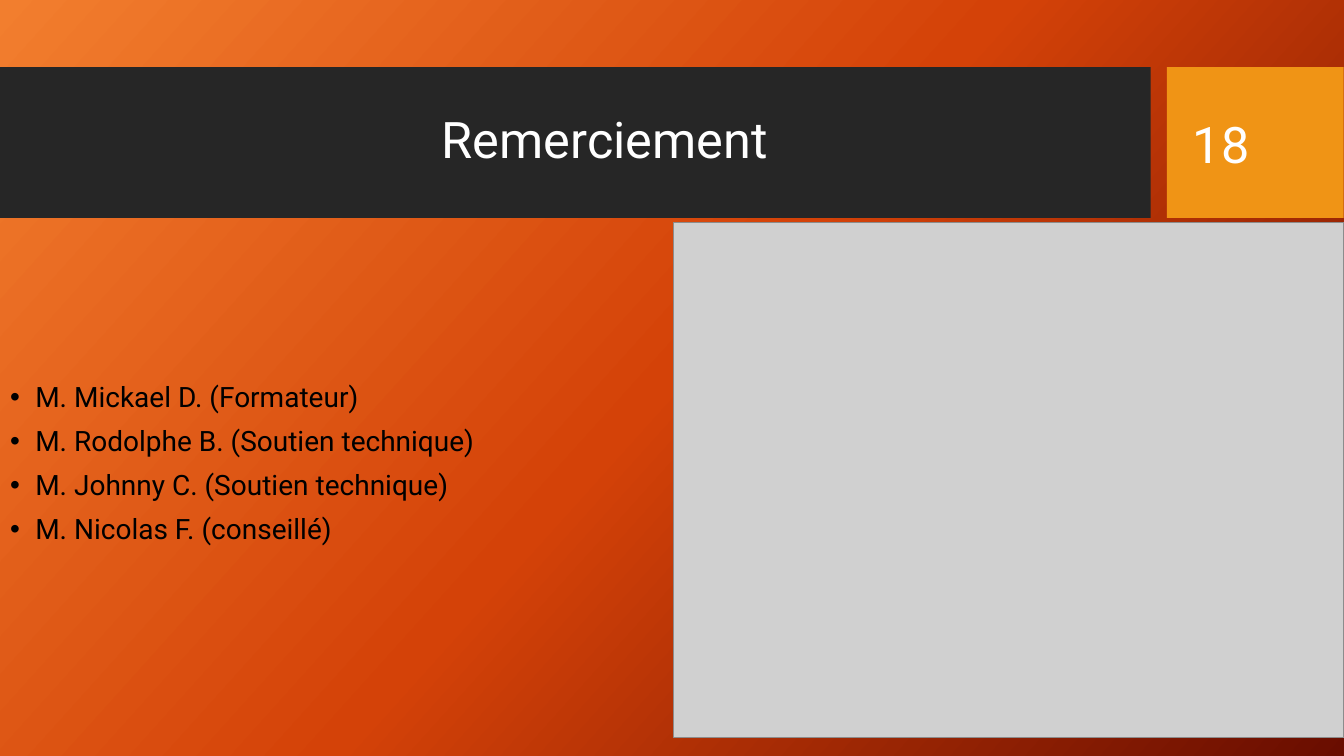
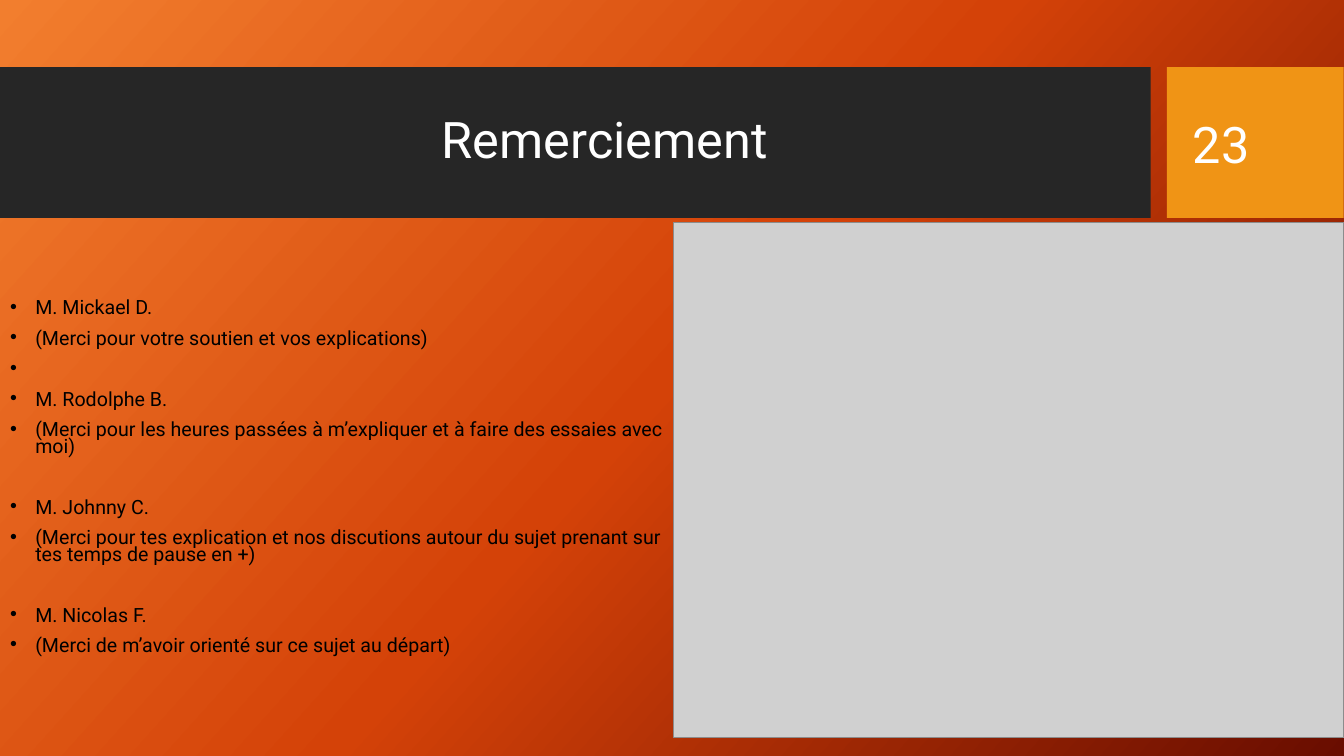
Before and after one commit to Math-Alex83/Expos-_git_cda_2210, a slide deck: slide 23 of Présentation_Git_CDA_2210.pptx (slide 18 before the commit). Drawn at 1344x756 pixels with LibreOffice and Linux fonts; fonts in the diff are those of the drawing; grey boxes stand for pictures; background and template pictures are left out. Boxes give left, top, right and bottom in pixels: in the first picture for what was removed or moved away, otherwise in the second. Text is boxed around its words. In the diff, an @@ line names an element or a change of style, - is before the commit and + after.

```diff
--- a/Présentation_Git_CDA_2210.pptx
+++ b/Présentation_Git_CDA_2210.pptx
@@ page number at [1193, 126, 1250, 164]: text changed @@
-18
+23
@@ text at [35, 299, 663, 657]: text changed; size 20 to 14 pt @@
-• M. Mickael D. (Formateur)
-• M. Rodolphe B. (Soutien technique)
-• M. Johnny C. (Soutien technique)
-• M. Nicolas F. (conseillé)
+• M. Mickael D.
+• (Merci pour votre soutien et vos explications)
+• M. Rodolphe B.
+• (Merci pour les heures passées à m’expliquer et à faire des essaies avec moi)
+• M. Johnny C.
+• (Merci pour tes explication et nos discutions autour du sujet prenant sur tes temps de pause en +)
+• M. Nicolas F.
+• (Merci de m’avoir orienté sur ce sujet au départ)
```
Also in this commit, not shown: 2 other slides changed, 6 slides added, 1 slide removed, 6 other files.
